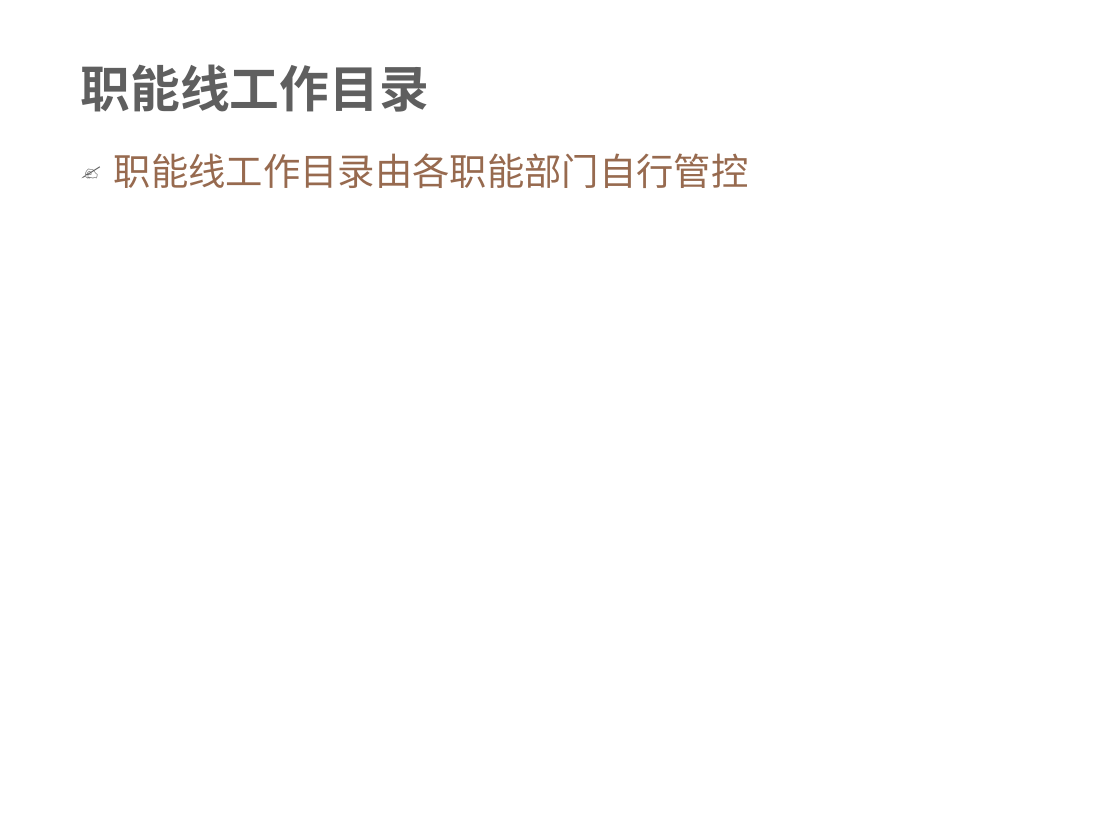
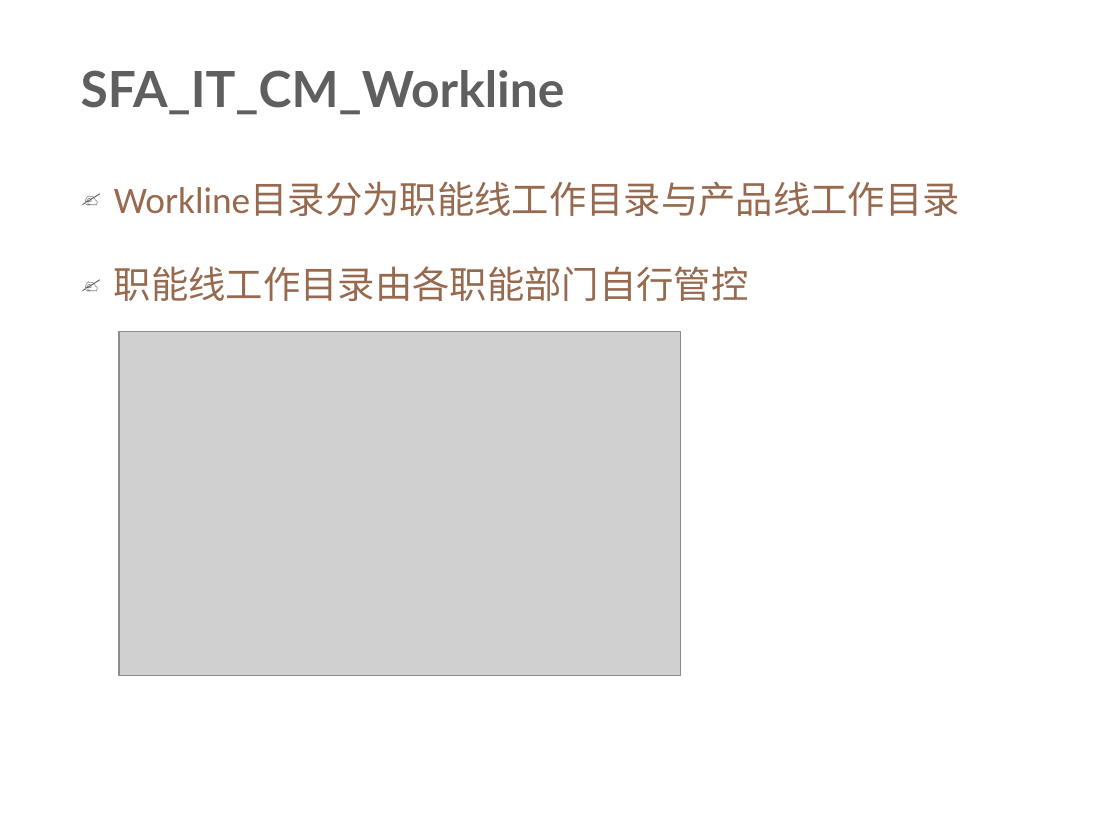
Before and after one commit to xianmomo/demo, a slide deck: slide 9 of 新员工入职指引/配置管理规范及要求.pptx. Drawn at 1120x840 pixels with LibreOffice and Linux fonts; fonts in the diff are those of the drawing; grey boxes stand for pictures; background and template pictures are left out. Boxes give left, top, right and bottom in pixels: in the first picture for what was removed or moved away, otherwise in the second. Text is boxed around its words. In the diff, an @@ line names an element or a change of style, - is before the commit and + after.

```diff
--- a/新员工入职指引/配置管理规范及要求.pptx
+++ b/新员工入职指引/配置管理规范及要求.pptx
@@ title at [81, 70, 565, 115]: text changed @@
-职能线工作目录
+SFA_IT_CM_Workline
@@ text at [114, 182, 960, 216]: paragraph added @@
+✍ Workline目录分为职能线工作目录与产品线工作目录
@@ text at [114, 266, 749, 301]: line spacing 0.9 to 1.5 @@
@@ picture added at [119, 332, 680, 675] @@
```
Also in this commit, not shown: 12 other slides changed, 8 slides added, 7 slides removed, 4 other files.
